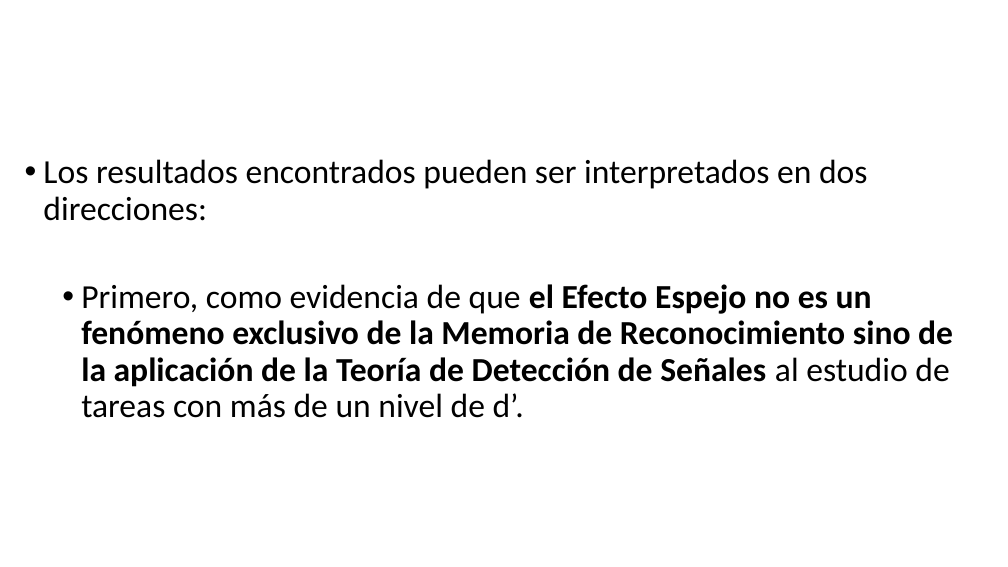
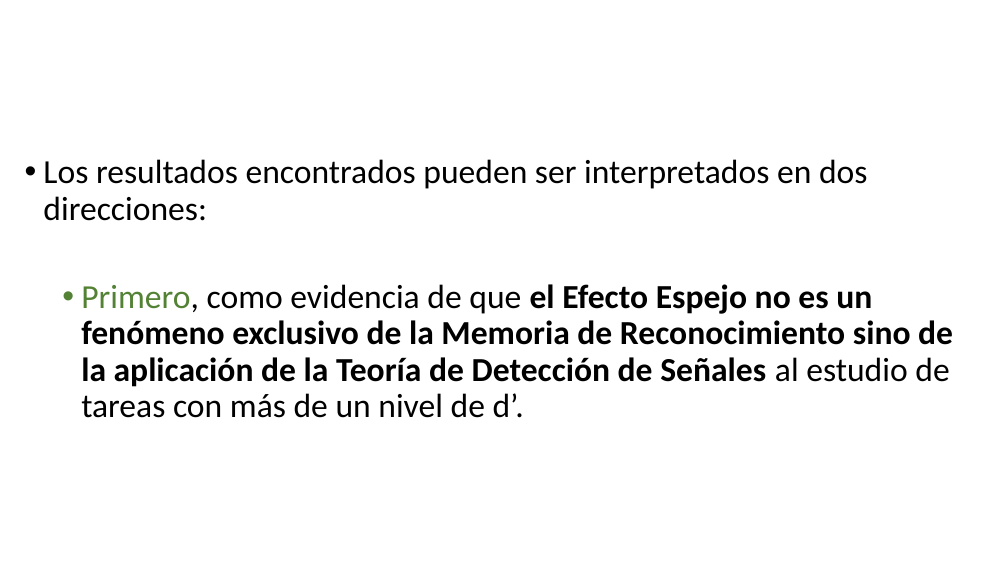
Before and after one commit to Adrifelcha/Adrifelcha, a slide deck: slide 70 of Tesis/Presentaciones/FINAL_Examen.pptx (slide 69 before the commit). Drawn at 1008x567 pixels with LibreOffice and Linux fonts; fonts in the diff are those of the drawing. Boxes give left, top, right and bottom in pixels: in the first picture for what was removed or moved away, otherwise in the second. Text is boxed around its words. In the diff, an @@ line names an element or a change of style, - is before the commit and + after.

```diff
--- a/Tesis/Presentaciones/FINAL_Examen.pptx
+++ b/Tesis/Presentaciones/FINAL_Examen.pptx
@@ text at (x1=81, y1=284, x2=953, y2=418): text colour #000000 to #548235 in "Primero," @@
```
Also in this commit, not shown: 13 other slides changed, 2 slides added, 1 slide removed, 1 other file.
